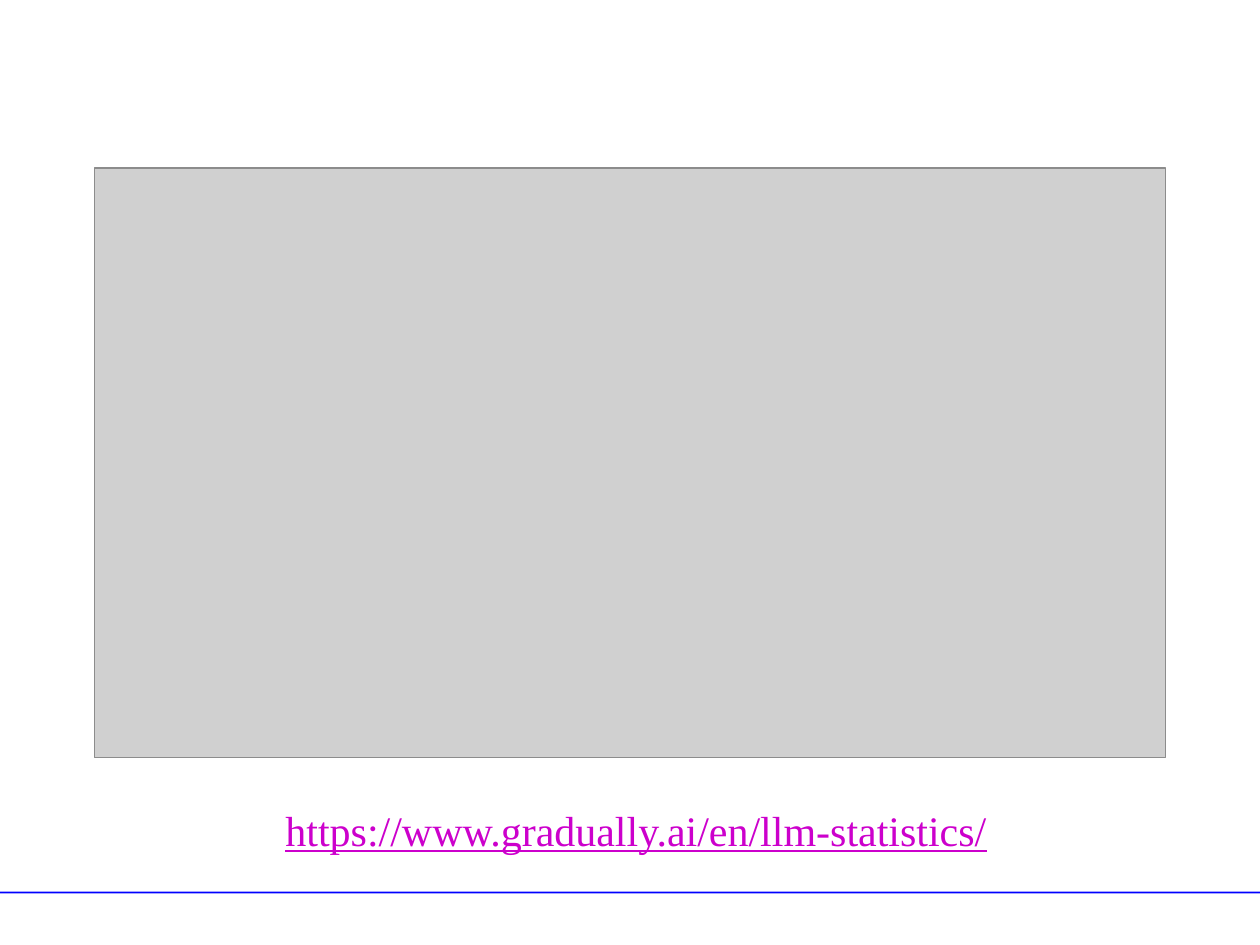
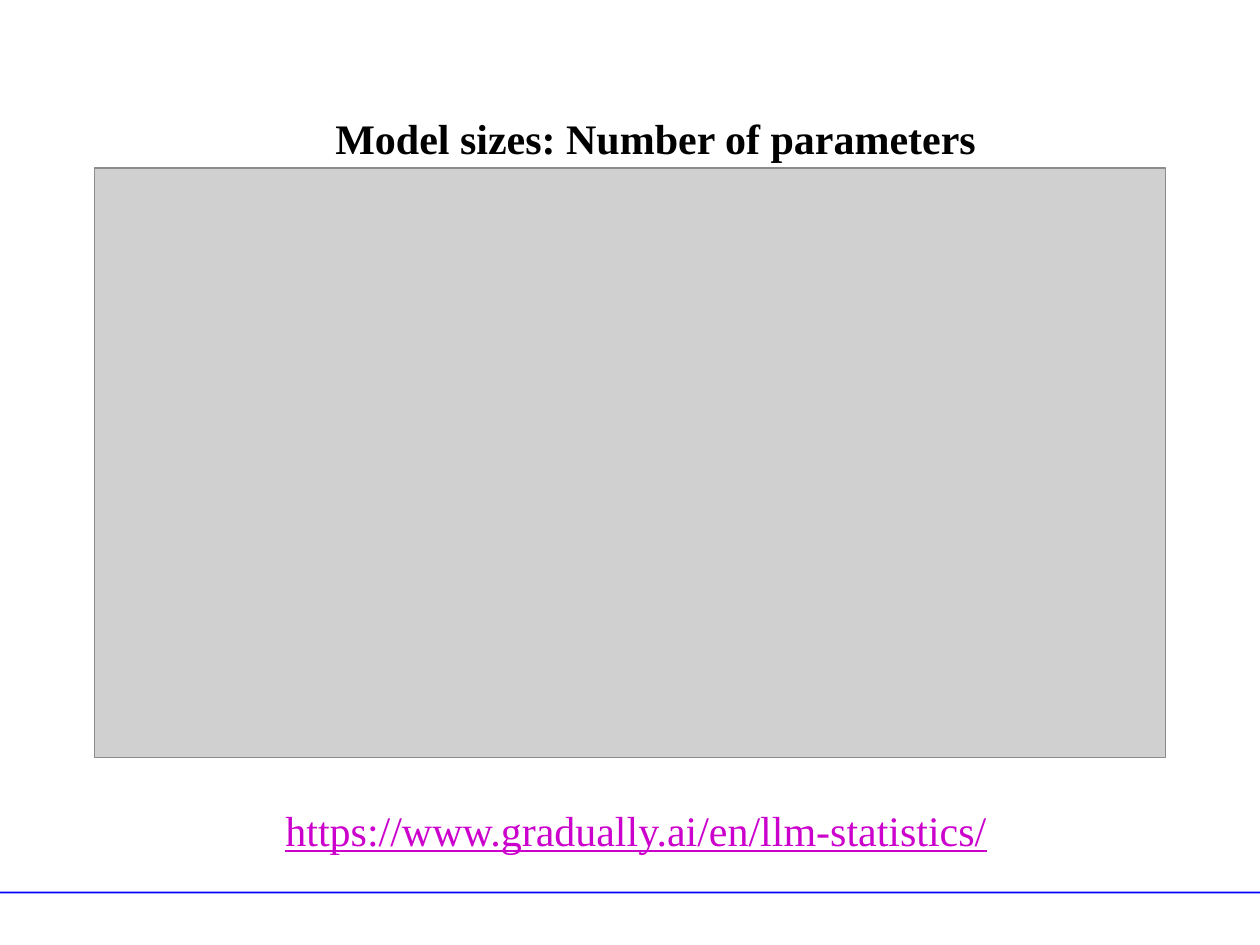
Before and after one commit to hbprosper/mlinphysics, a slide deck: slide 8 of Lectures/01.Foundations/Lecture01.pptx. Drawn at 1260x945 pixels with LibreOffice and Linux fonts; fonts in the diff are those of the drawing; grey boxes stand for pictures. Boxes give left, top, right and bottom in pixels: in the first picture for what was removed or moved away, otherwise in the second. Text is boxed around its words. In the diff, an @@ line names an element or a change of style, - is before the commit and + after.

```diff
--- a/Lectures/01.Foundations/Lecture01.pptx
+++ b/Lectures/01.Foundations/Lecture01.pptx
@@ text added at (x1=335, y1=124, x2=976, y2=163), 24 pt, text #000000, bold @@
+Model sizes: Number of parameters
```
Also in this commit, not shown: 1 other slide changed, 2 other files.
